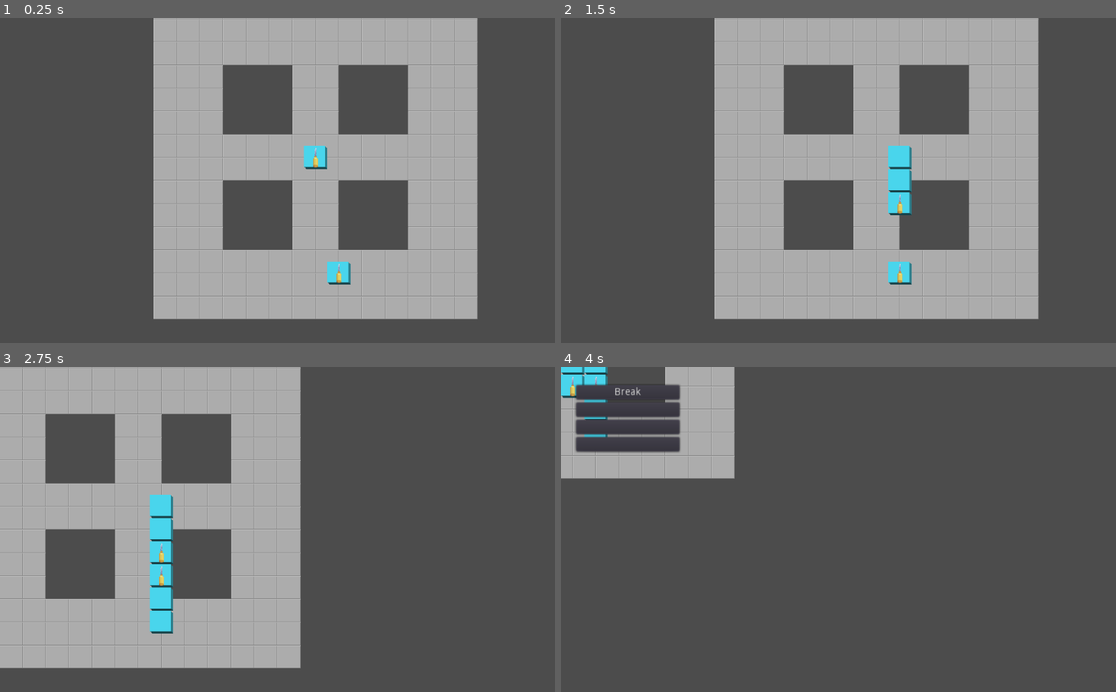
Above: before the commit, frames 1-4 (two rows, left to right).
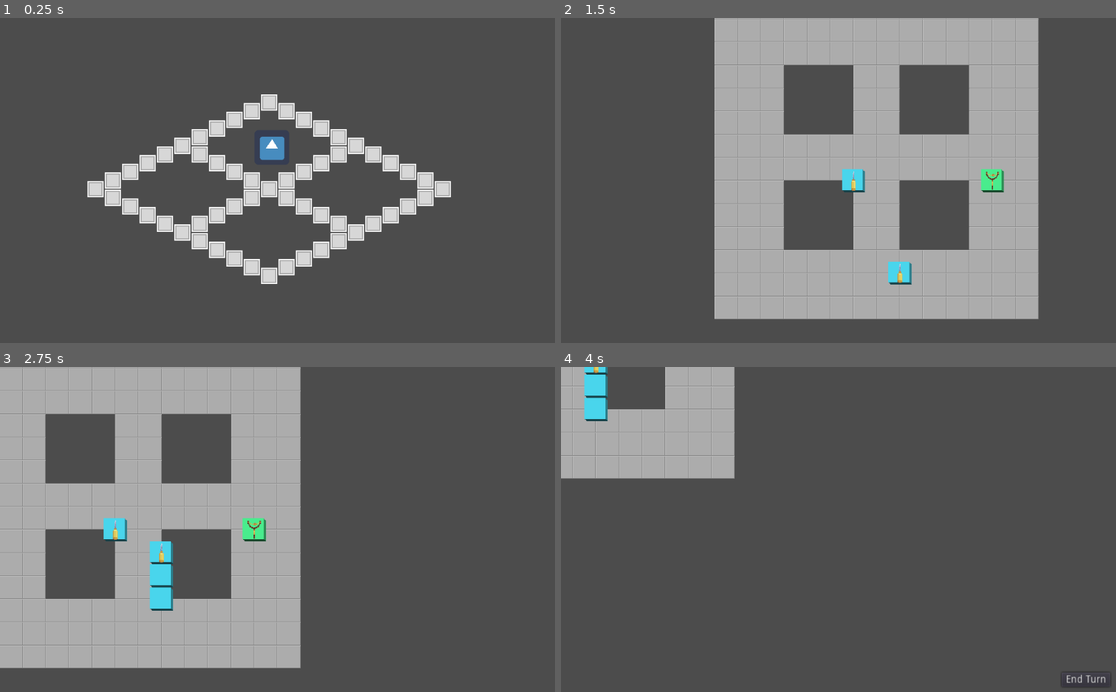
Above: after the commit, the same moments.

Repository: Henelik/HackGame
Game: Godot game, scene res://GameRoot.tscn
Same seed, same stepped clock (60 frames per second), same inputs: the game is played once before the commit and once after it. Before the commit the project starts from res://test.tscn. The engine's default icon, where the game draws it, is replaced by a stand-in: a white triangle on a blue panel in a dark square.
Inputs (mouse positions are in pixels of both pictures, inside the frame that each line leads up to):
- Up to frame 1 (0.25 s): no input
- Up to frame 2 (1.5 s): click (832, 148) at 0.52 s; click (1088, 330) at 1.25 s, where only the run after the commit has a clickable "End Turn"
- Up to frame 3 (2.75 s): tap Enter at 2 s; move the mouse to (338, 623) at 2.02 s; hold Right (ui_right) from 2.03 s (still down); click (338, 623) at 2.17 s
- Up to frame 4 (4 s): move the mouse to (716, 552) at 2.77 s; release Right (ui_right) at 2.78 s; hold Down (ui_down) 2.78-3.53 s; click (716, 552) at 2.92 s; move the mouse to (894, 458) at 3.52 s; hold Right (ui_right) from 3.53 s (still down)

The runs differ from the first frame. In frame 1, 45% of the frame differs, in the area x 15-87%, y 0-93%; in frame 2, 1.5%; in frame 3, 1.5%; in frame 4, 3.7%.

Commit message:
Added slingshot unit

Diff:
--- /dev/null
+++ b/Databattle/Abilities/Pelt.tscn
@@ -0,0 +1,8 @@
+[gd_scene load_steps=2 format=2]
+
+[ext_resource path="res://Databattle/Abilities/AttackAbility.tscn" type="PackedScene" id=1]
+
+[node name="AttackAbility" instance=ExtResource( 1 )]
+abilityName = "Pelt"
+maxRange = 2
+damage = 1
--- a/Databattle/ProgramHead.tscn
+++ b/Databattle/ProgramHead.tscn
@@ -8,12 +8,14 @@
 
 [sub_resource type="RectangleShape2D" id=1]
 
-[node name="ProgramHead" type="Area2D"]
+[node name="ProgramHead" type="Area2D" groups=[
+"Programs",
+]]
 z_index = 1
 script = ExtResource( 1 )
 movesPerTurn = 3
 maxSize = 2
-progName = "Ice Breaker"
+progName = "Icebreaker"
 col = Color( 0.290196, 0.843137, 0.933333, 1 )
 
 [node name="SectorSprite" type="Sprite" parent="."]
--- /dev/null
+++ b/Databattle/Programs/Slingshot.tscn
@@ -0,0 +1,10 @@
+[gd_scene load_steps=2 format=2]
+
+[ext_resource path="res://Databattle/ProgramHead.tscn" type="PackedScene" id=1]
+
+[node name="Slingshot" index="0" instance=ExtResource( 1 )]
+movesPerTurn = 2
+progName = "Slingshot"
+col = Color( 0.290196, 0.933333, 0.556863, 1 )
+abilityRefs = [ "res://Databattle/Abilities/Pelt.tscn" ]
+iconPath = "res://Sprites/Program Icons/Slingshot.png"
--- a/project.godot
+++ b/project.godot
@@ -16,7 +16,7 @@
 [application]
 
 config/name="HackGame"
-run/main_scene="res://test.tscn"
+run/main_scene="res://GameRoot.tscn"
 config/icon="res://icon.png"
 
 [display]
--- a/test.tscn
+++ b/test.tscn
@@ -1,23 +1,24 @@
-[gd_scene load_steps=4 format=2]
+[gd_scene load_steps=5 format=2]
 
 [ext_resource path="res://Databattle/BattleCam.tscn" type="PackedScene" id=1]
 [ext_resource path="res://Databattle/BattleMap.tscn" type="PackedScene" id=2]
 [ext_resource path="res://Databattle/Programs/IceBreaker.tscn" type="PackedScene" id=3]
+[ext_resource path="res://Databattle/Programs/Slingshot.tscn" type="PackedScene" id=4]
 
 [node name="Battle" type="Node2D"]
 
 [node name="BattleCam" parent="." instance=ExtResource( 1 )]
 position = Vector2( 11.7841, -0.30191 )
+playerTypes = [ 0, 1 ]
 
 [node name="BattleMap" parent="." instance=ExtResource( 2 )]
 
-[node name="Icebreaker2" parent="." groups=[
-"Programs",
-] instance=ExtResource( 3 )]
-position = Vector2( 98.9361, 129.204 )
+[node name="Icebreaker" parent="." instance=ExtResource( 3 )]
+position = Vector2( 28.8887, -1.11639 )
+
+[node name="Slingshot" parent="." instance=ExtResource( 4 )]
+position = Vector2( 225.184, -0.30191 )
+
+[node name="Icebreaker2" parent="." instance=ExtResource( 3 )]
+position = Vector2( 97.3071, 127.575 )
 owningPlayerId = 1
-
-[node name="Icebreaker" parent="." groups=[
-"Programs",
-] instance=ExtResource( 3 )]
-position = Vector2( 63.0979, -27.1805 )
